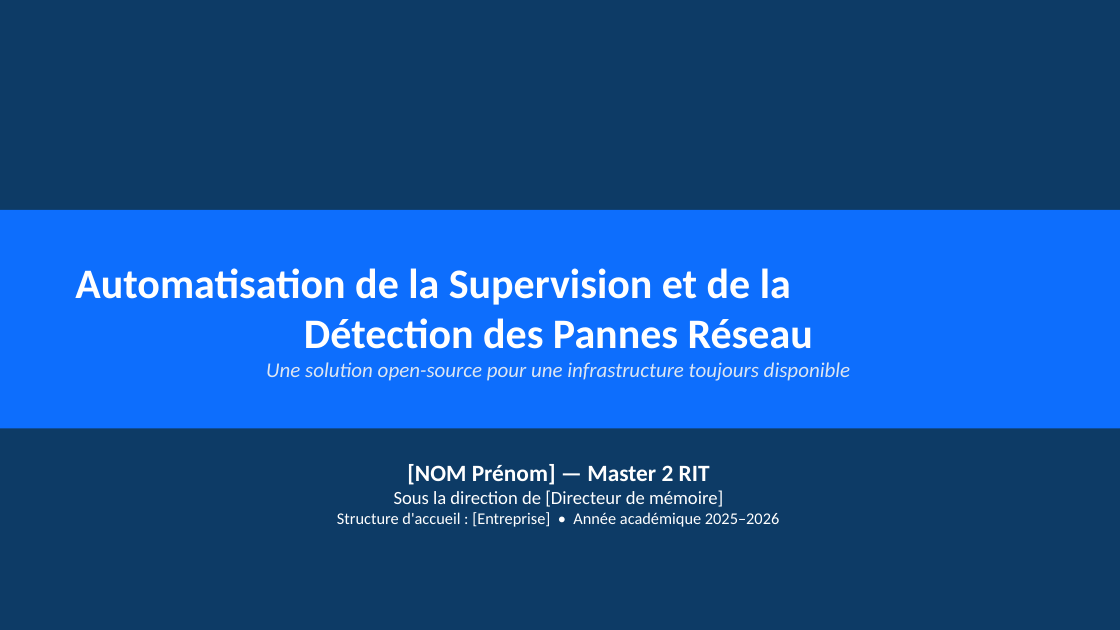
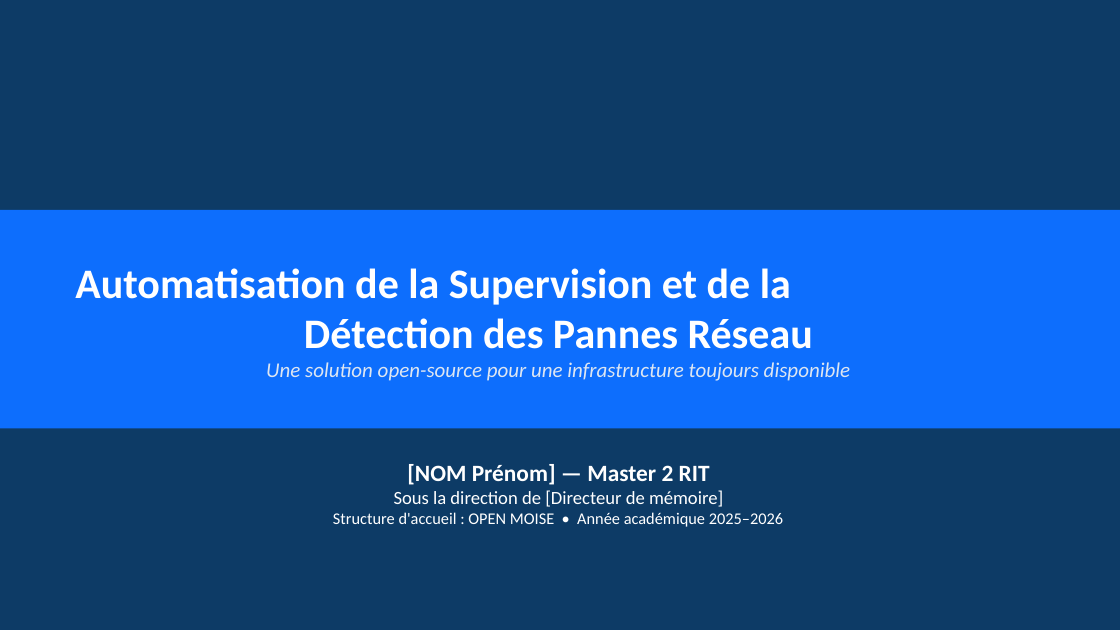
Before and after one commit to esperanceykouassi-bit/Supervision-reseau, a slide deck: slide 1 of soutenance/presentation-projet.pptx. Drawn at 1120x630 pixels with LibreOffice and Linux fonts; fonts in the diff are those of the drawing. Boxes give left, top, right and bottom in pixels: in the first picture for what was removed or moved away, otherwise in the second. Text is boxed around its words. In the diff, an @@ line names an element or a change of style, - is before the commit and + after.

```diff
--- a/soutenance/presentation-projet.pptx
+++ b/soutenance/presentation-projet.pptx
@@ text at [333,512,783,527]: text changed @@
-Structure d'accueil : [Entreprise] • Année académique 2025–2026
+Structure d'accueil : OPEN MOISE • Année académique 2025–2026
```
Also in this commit, not shown: 1 slide added, 3 other files.
